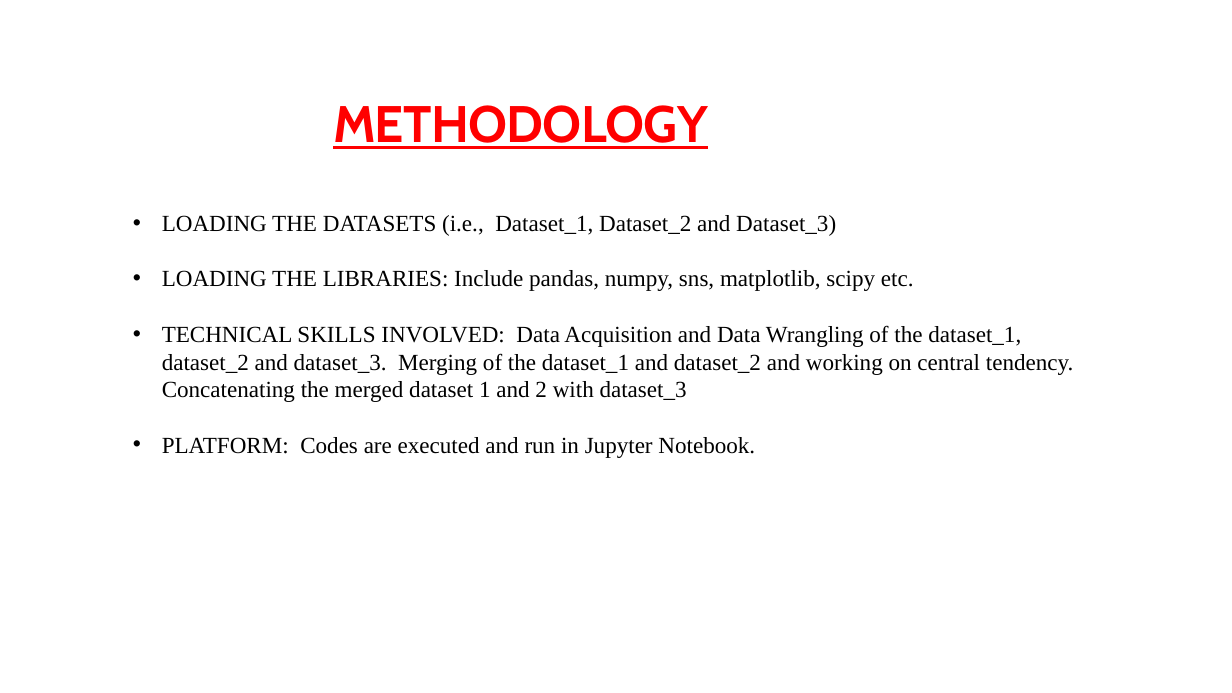
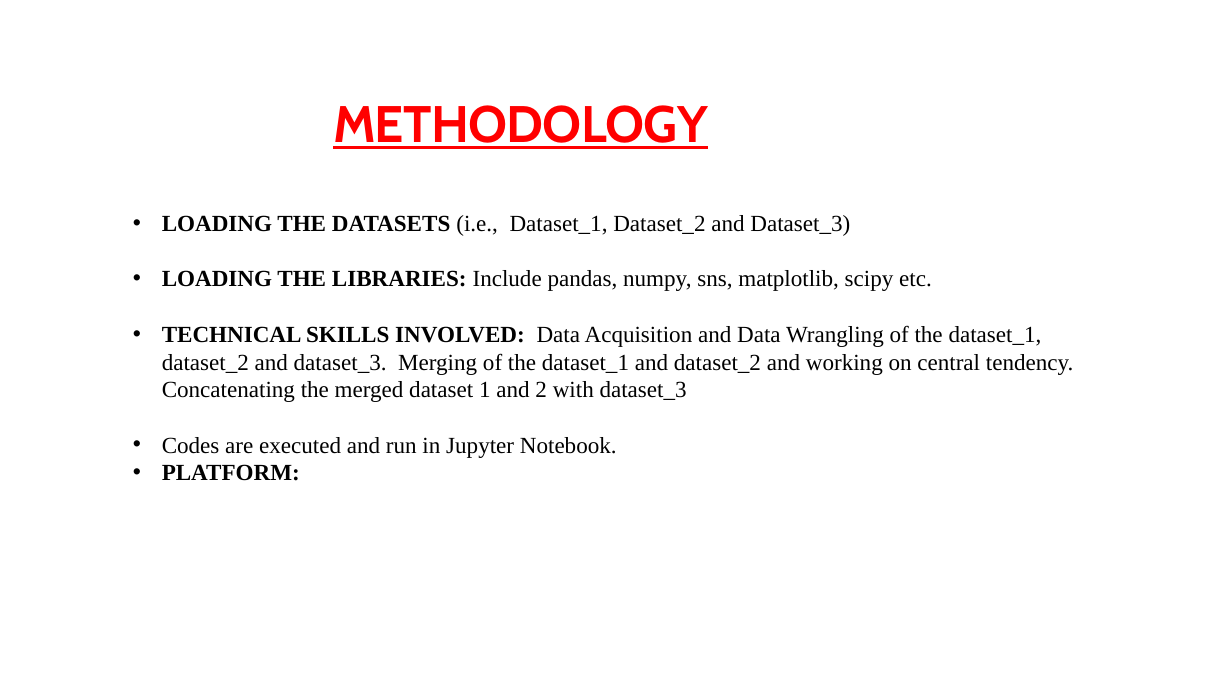
Before and after one commit to SUJANAKUMARI/PROJECT2, a slide deck: slide 3 of DATA ACQUISITION AND WRANGLING PPT.pptx. Drawn at 1232x693 pixels with LibreOffice and Linux fonts; fonts in the diff are those of the drawing; background and template pictures are left out. Boxes give left, top, right and bottom in pixels: in the first picture for what was removed or moved away, otherwise in the second. Text is boxed around its words. In the diff, an @@ line names an element or a change of style, - is before the commit and + after.

```diff
--- a/DATA ACQUISITION AND WRANGLING PPT.pptx
+++ b/DATA ACQUISITION AND WRANGLING PPT.pptx
@@ text at box(162, 215, 1074, 402): bold on in "LOADING THE DATASETS", "LOADING THE LIBRARIES:", "TECHNICAL SKILLS INVOLVED:" @@
@@ text at box(162, 437, 617, 481): text changed @@
-• PLATFORM: Codes are executed and run in Jupyter Notebook.
+• Codes are executed and run in Jupyter Notebook.
+• PLATFORM:
```
Also in this commit, not shown: 5 other slides changed.
